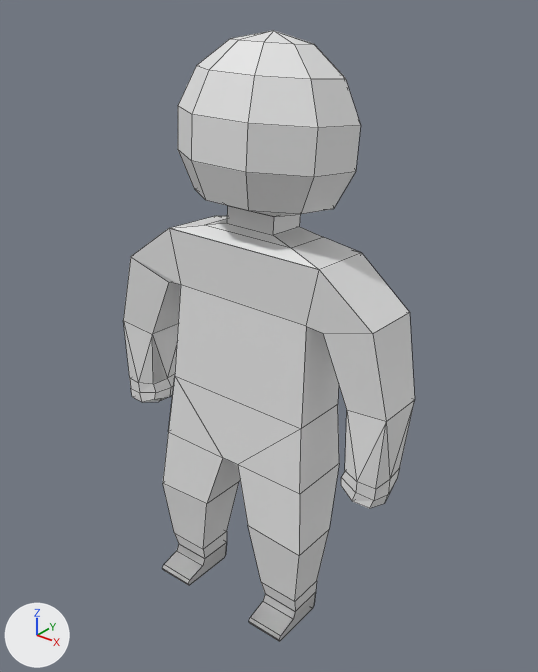
Renders of the Blender file proj_files/citizen.blend from each side of a commit.
The view is the same before and after, from a 50 mm lens placed at (4.91, -5.83, 7.24), pointed at (0.04, 0.25, 3.47). Arrows for +X, +Y and +Z are at lower left; the lights stay in place. The older version comes first. Mesh edges are drawn as thin lines.

The first picture shows 'Citizen'.
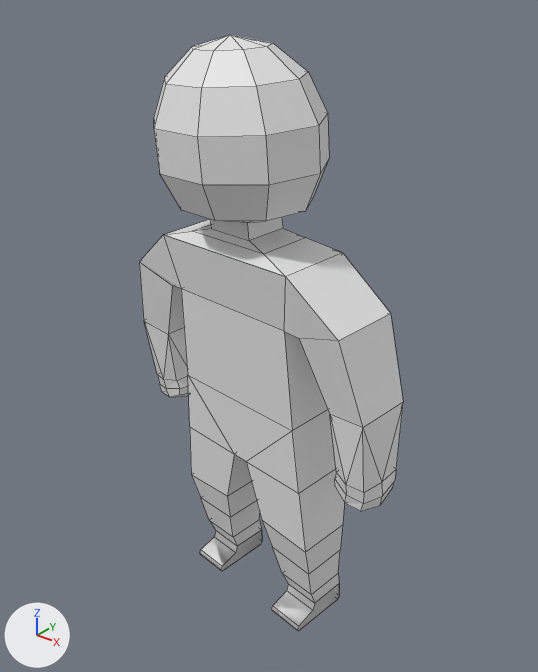
Changed parts and their boxes (x1, y1, x2, y2) in the pictures (538 x 672 px; the box of a moved part takes in the faces that stretch with it):
'Citizen', reshaped, moved, turned
    before: (123, 30, 415, 642)
    after: (139, 35, 403, 632)
part 1 of me_cube, moved or reshaped
    before: (154, 349, 329, 602)
    after: (188, 376, 343, 595)

What changed in the scene script:
```text
Change me_cube:
    used by ob_citizen; location = (0.0, -0.04, 2.63); rotation_euler = (0.0204, 0.0676, 1.602), in degrees (1.2, 3.9, 92)
    remove me_cube.from_pydata(...)  # 227 vertices, 228 faces; spans x -0.72..0.87, y -1.87..1.88, z -2.68..4.13
    add me_cube.from_pydata(...)  # 234 vertices, 233 faces; spans x -0.72..0.87, y -1.87..1.88, z -2.68..4.13
    me_cube part 1
    1 vertex is removed from x -0.35, y 1.0, z -0.59
    14 faces are deleted
    8 vertices are added at x -0.3..0.26, y -1.03..1.04, z -1.8..-1.78
    19 new faces join them
Change ob_citizen:
    ob_citizen.location: (0.0, -0.04, 2.63) -> (0.0, 0.09, 2.6)
    ob_citizen.rotation_euler: (0.0204, 0.0676, 1.602) -> (-0.0305, -0.0609, 1.425)  # degrees (1.2, 3.9, 92) -> degrees (-1.7, -3.5, 82)
```
